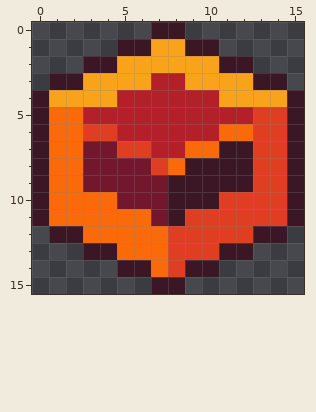
Edited in one commit: pixel-art sprite (public/png/icon64.png). Above is the file before it was changed.
The file is 64x64 pixels, drawn in blocks of 4x4; one block is one cell here.
After:
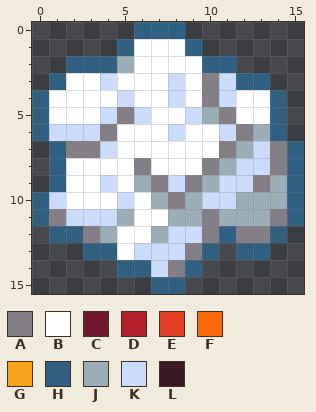
Palette (. is transparent): A #847e87  B #ffffff  C #73172d  D #b4202a  E #df3e23  F #fa6a0a  G #f9a31b  H #306082  J #9badb7  K #cbdbfc  L #3b1725
Change:
Changed rows in their new state; - is an unchanged pixel.
first column x 0:
 0 ------HHH-------
 1 -----HBBBH.-----
 2 --HHHJBBBBHH.---
 3 -HBBKBBBKBAKHH.-
 4 HBBBBKBBKBAKBBH.
 5 HBBBKAKBBKJABBH.
 6 HKKKABBBKBBKAJH.
 7 .HAAKBBBBBBAJKAH
 8 .HBBBBABBBAJKKAH
 9 .HBBKBJAKAJKKAJH
10 HKBBBKBJAJKKJJJH
11 HAKKKJBBJJAJJJAH
12 -HHAJBBJKKAHAAH-
13 ---HHBKKKAH.HH--
14 -----HHKAH.-----
15 -------HH-------
Changed places in both pictures, as pixel boxes (x1, y1, x2, y2):
changed: (32, 22, 304, 294)
